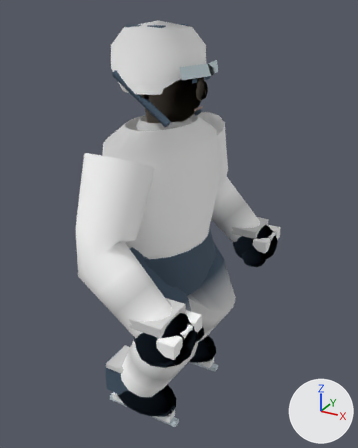
Renders of the glTF model assets/models/hockey-uniform.gltf from each side of a commit.
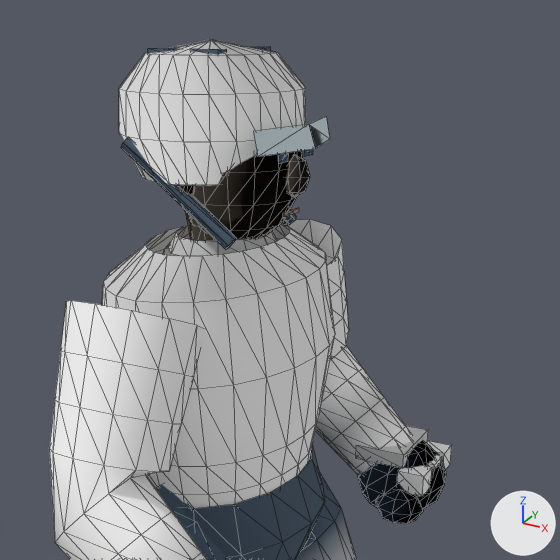
Each version appears first whole from a 50 mm lens placed at (1.14, -1.92, 1.97), pointed at (0.076, 0.015, 1.003), and next in a close-up on the part from 14% to 94% of the width and 0% to 64% of the height. Lighting does not change. The marker at lower right points along +X, +Y and +Z. The last two pictures show the newer version. The close-ups show mesh edges as thin lines. Vertices at exactly the same position are counted once.

Names of what the first close-up shows: 'skater'.
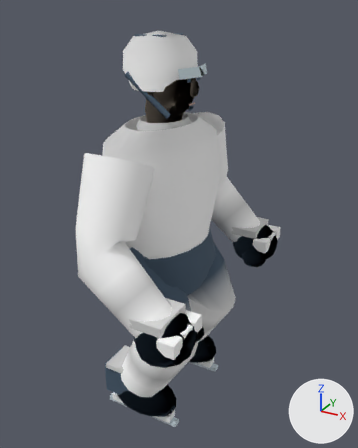
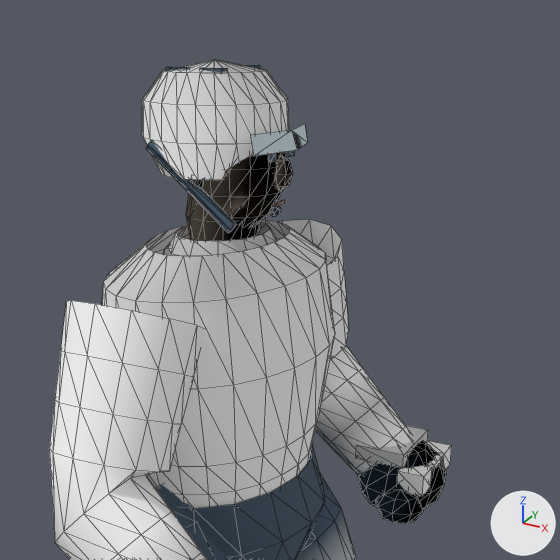
The change, as a diff of the scene's bpy script:
```diff
--- a/assets/models/hockey-uniform.gltf.py
+++ b/assets/models/hockey-uniform.gltf.py
@@ me_skater @@
 # used by ob_skater; location = (0.0, 0.0, 0.0)
-me_skater.from_pydata(...)  # 1627 vertices, 2730 faces; spans x -0.25..0.43, y -0.64..0.64, z 0.0..1.91
+me_skater.from_pydata(...)  # 1627 vertices, 2730 faces; spans x -0.25..0.43, y -0.64..0.64, z 0.0..1.88
+# me_skater part 1: the loose piece of 124 vertices spanning x -0.1..0.19, y -0.15..0.15, z 1.49..1.85 is scaled about its middle by (0.8, 0.74, 0.84)
+# me_skater part 2: the loose piece of 26 vertices spanning x -0.02..0.03, y -0.18..-0.12, z 1.6..1.7 is moved by (0.0, 0.04, 0.0)
+# me_skater part 3: the loose piece of 31 vertices spanning x 0.15..0.22, y -0.03..0.03, z 1.6..1.69 is moved by (-0.03, 0.0, 0.0)
+# me_skater part 4: the loose piece of 4 vertices spanning x 0.19, y 0.04..0.08, z 1.68..1.7 is moved by (-0.03, -0.02, 0.0)
+# me_skater part 5: the loose piece of 4 vertices spanning x 0.19, y -0.08..-0.04, z 1.68..1.7 is moved by (-0.03, 0.02, 0.0)
+# me_skater part 6: the loose piece of 4 vertices spanning x 0.18, y -0.04..0.04, z 1.57 is moved by (-0.03, 0.0, 0.02)
+# me_skater part 7: the loose piece of 125 vertices spanning x -0.22..0.19, y -0.21..0.21, z 1.64..1.91 is scaled about its middle by (0.8, 0.74, 0.84), then moved by (0.01, 0.0, -0.02)
+# me_skater part 8: the loose piece of 12 vertices spanning x -0.13..0.12, y 0.12..0.2, z 1.51..1.73 is scaled about its middle by (0.8, 0.74, 0.84), then moved by (0.01, -0.04, 0.01)
+# me_skater part 9: the loose piece of 8 vertices spanning x 0.0..0.07, y 0.08..0.11, z 1.89..1.9 is moved by (0.0, -0.02, -0.04)
+# me_skater part 10: the loose piece of 12 vertices spanning x -0.13..0.12, y -0.2..-0.12, z 1.51..1.73 is scaled about its middle by (0.8, 0.74, 0.84), then moved by (0.01, 0.04, 0.01)
+# me_skater part 11: the loose piece of 8 vertices spanning x -0.1..-0.04, y -0.11..-0.08, z 1.89..1.9 is moved by (0.02, 0.02, -0.04)
+# me_skater part 12: the loose piece of 8 vertices spanning x 0.0..0.07, y -0.11..-0.08, z 1.89..1.9 is moved by (0.0, 0.02, -0.04)
+# me_skater part 13: the loose piece of 6 vertices spanning x 0.18..0.23, y -0.17..0.17, z 1.71..1.75 is scaled about its middle by (0.8, 0.74, 0.84), then moved by (-0.04, 0.0, -0.01)
+# other edits to the shape of me_skater do not show in these pictures
 me_skater.materials.append(mat_team_and_equipment)
```

Changed parts and their boxes (x1, y1, x2, y2) in the close-ups (560 x 560 px; the box of a moved part takes in the faces that stretch with it):
'skater', reshaped
    before: (49, 40, 452, 560)
    after: (49, 60, 452, 560)
part 1 of me_skater, moved or reshaped
    before: (184, 151, 302, 240)
    after: (191, 152, 286, 227)
part 2 of me_skater, moved or reshaped (mostly hidden)
    before: (177, 185, 195, 195)
    after: (190, 179, 203, 188)
part 3 of me_skater, moved or reshaped
    before: (286, 154, 310, 197)
    after: (274, 155, 293, 191)
part 4 of me_skater, moved or reshaped
    before: (304, 149, 313, 157)
    after: (288, 151, 295, 157)
part 5 of me_skater, moved or reshaped
    before: (278, 154, 288, 164)
    after: (269, 154, 276, 162)
part 6 of me_skater, moved or reshaped
    before: (283, 208, 299, 217)
    after: (272, 200, 284, 207)
part 7 of me_skater, moved or reshaped
    before: (119, 40, 306, 185)
    after: (142, 60, 289, 180)
part 8 of me_skater, moved or reshaped
    before: (282, 209, 296, 226)
    after: (270, 202, 281, 217)
part 9 of me_skater, moved or reshaped
    before: (248, 46, 271, 51)
    after: (244, 65, 260, 69)
part 10 of me_skater, moved or reshaped
    before: (121, 137, 237, 250)
    after: (146, 140, 236, 233)
part 11 of me_skater, moved or reshaped
    before: (148, 48, 178, 53)
    after: (166, 67, 191, 71)
part 12 of me_skater, moved or reshaped
    before: (190, 49, 227, 55)
    after: (200, 68, 228, 73)
part 13 of me_skater, moved or reshaped
    before: (253, 117, 330, 157)
    after: (250, 124, 308, 156)
